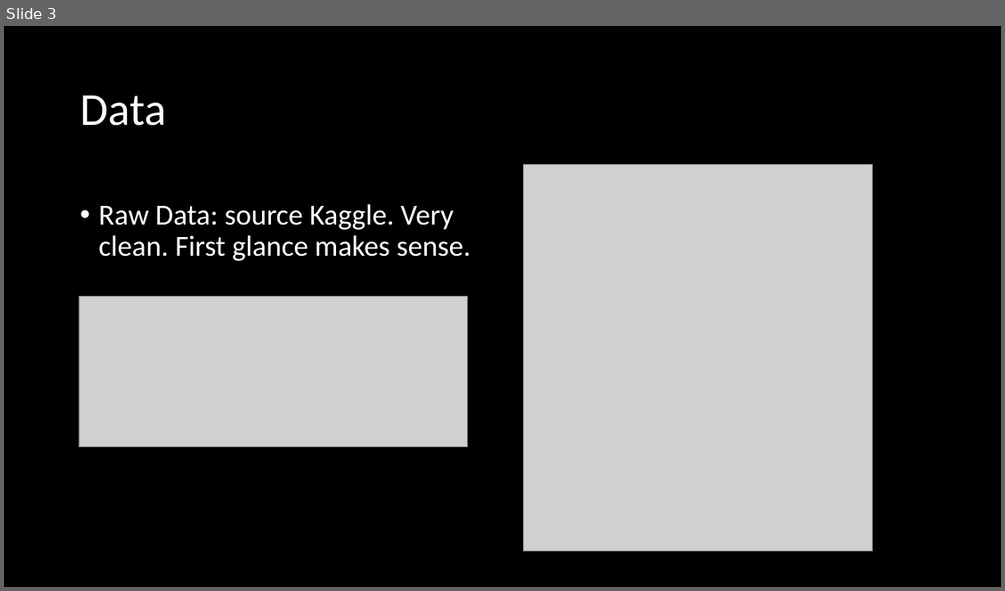
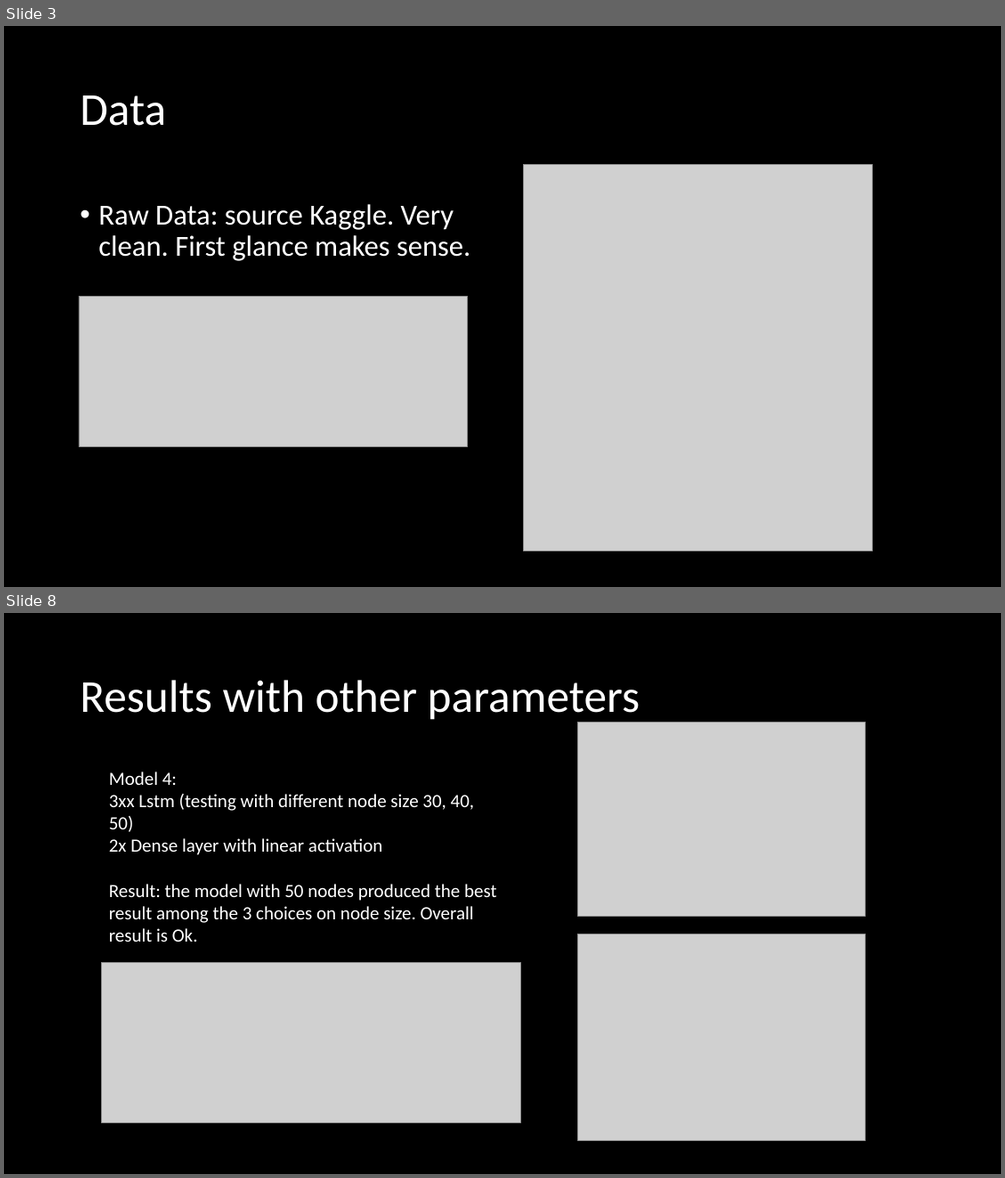
Before and after one commit to alexxlu/Project4, a slide deck: Stock Price prediction.pptx. Shown one above the other, each under a label of ours: slide 3 before the commit, slides 3 and 8 after it; the slides between them are not shown. The pictures are 1005x591 and 1005x1178 pixels, drawn with LibreOffice and Linux fonts; fonts in the diff are those of the drawing; grey boxes stand for pictures. Boxes give left, top, right and bottom in pixels: in the first picture for what was removed or moved away, otherwise in the second. Text is boxed around its words. In the diff, an @@ line names an element or a change of style, - is before the commit and + after.

```diff
--- a/Stock Price prediction.pptx
+++ b/Stock Price prediction.pptx
@@ slide 8 added at <box>4,613,1001,1174</box>, background #000000 @@
@@ title added at <box>80,680,640,722</box>, 44 pt, text #FFFFFF @@
+Results with other parameters
@@ picture added at <box>577,722,866,916</box> @@
@@ text added at <box>109,771,496,941</box>, 18 pt, text #FFFFFF @@
+Model 4:
+3xx Lstm (testing with different node size 30, 40, 50)
+2x Dense layer with linear activation
+Result: the model with 50 nodes produced the best result among the 3 choices on node size. Overall result is Ok.
@@ picture added at <box>577,933,866,1140</box> @@
@@ picture added at <box>102,963,521,1123</box> @@
```
Also in this commit, not shown: 3 slides changed, 3 other slides added, 6 other files.
